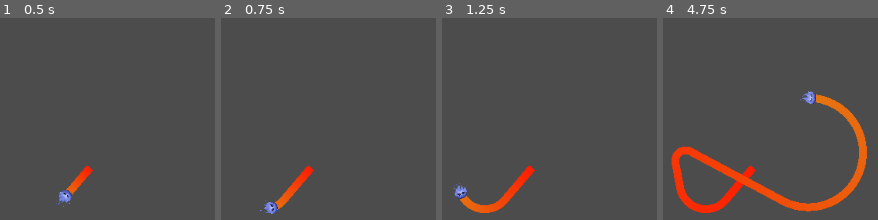
Above: before the commit, frames 1-4 (left to right).
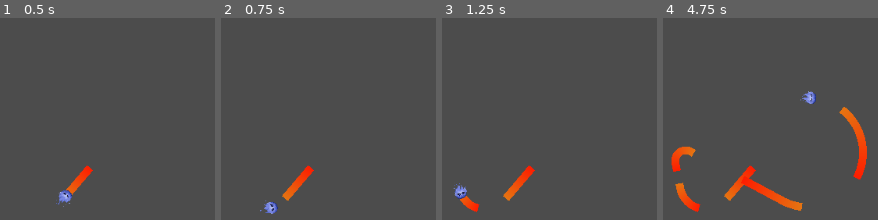
Above: after the commit, the same moments.

Repository: nrkroeker/wildfire
Game: Godot game, scene res://Main.tscn
Same seed, same stepped clock (60 frames per second), same inputs: the game is played once before the commit and once after it.
Inputs:
- Up to frame 1 (0.5 s): no input
- Up to frame 2 (0.75 s): tap Enter (ui_accept) at 0.5 s; hold Right (ui_right) from 0.53 s (still down); hold Enter (ui_accept) from 0.53 s (still down)
- Up to frame 3 (1.25 s): keep holding Right (ui_right); keep holding Enter (ui_accept)
- Up to frame 4 (4.75 s): release Right (ui_right) at 1.28 s; release Enter (ui_accept) at 1.28 s; hold Down (ui_down) 1.28-2.03 s; tap Enter (ui_accept) at 1.35, 1.52, 1.82, 2, 2.85, 3.02, 3.32, 4.35, 4.52 s; hold Right (ui_right) 2.03-2.78 s; hold Enter (ui_accept) 2.03-2.78 s; hold Up (ui_up) 2.78-3.53 s; hold Enter (ui_accept) 3.53-4.28 s; hold Left (ui_left) from 3.53 s (still down)

Frame 1 is identical in both runs. In frame 2, 0.3% of the frame differs, in the area x 25-32%, y 87-96%; in frame 3, 1.2%; in frame 4, 5.8%, in the area x 4-95%, y 37-97%.

Commit message:
Create new trail on jump

Diff:
--- /dev/null
+++ b/godot/actors/Character.gd
@@ -0,0 +1,22 @@
+extends Node2D
+
+# Declare member variables here. Examples:
+# var a = 2
+# var b = "text"
+
+var current_trail
+
+var trail_scene = preload("res://actors/Trail.tscn")
+
+# Called when the node enters the scene tree for the first time.
+func _ready():
+	add_trail()
+	pass # Replace with function body.
+
+func add_trail():
+	current_trail = trail_scene.instance()
+	add_child(current_trail)
+
+# Called every frame. 'delta' is the elapsed time since the previous frame.
+#func _process(delta):
+#	pass
--- a/godot/actors/Character.tscn
+++ b/godot/actors/Character.tscn
@@ -1,11 +1,10 @@
 [gd_scene load_steps=3 format=2]
 
-[ext_resource path="res://actors/Flame.tscn" type="PackedScene" id=1]
-[ext_resource path="res://actors/Trail.tscn" type="PackedScene" id=2]
+[ext_resource path="res://actors/Character.gd" type="Script" id=1]
+[ext_resource path="res://actors/Flame.tscn" type="PackedScene" id=2]
 
 [node name="Character" type="Node2D"]
+script = ExtResource( 1 )
 
-[node name="Flame" parent="." instance=ExtResource( 1 )]
+[node name="Flame" parent="." instance=ExtResource( 2 )]
 z_index = 1
-
-[node name="Trail" parent="." instance=ExtResource( 2 )]
--- a/godot/actors/Flame.gd
+++ b/godot/actors/Flame.gd
@@ -1,9 +1,13 @@
 extends KinematicBody2D
+
+enum CHARACTER_STATE { DEFAULT, JUMP }
 
 # Member variables
 export (int) var speed = 100
 export (float) var rotation_speed = 3
+export var state = CHARACTER_STATE.DEFAULT
 var current_speed = speed
+var jump_time = 0.004
 var delta_speed = 10
 var min_speed = 50
 var max_speed = 200
@@ -11,12 +15,21 @@
 var rotation_dir = 0
 var screen_size
 var last_position
-var current_trail
+
+var jump_timer = Timer.new()
+var jump_timeout_timer = Timer.new()
 
 onready var character = get_parent()
 
 # Called when the node enters the scene tree for the first time.
 func _ready():
+	jump_timer.connect("timeout", self,"_on_timer_timeout")
+	jump_timer.set_wait_time(jump_time * current_speed)
+	jump_timeout_timer.set_wait_time(jump_time * current_speed)
+	jump_timer.one_shot = true
+	jump_timeout_timer.one_shot = true
+	add_child(jump_timer)
+	add_child(jump_timeout_timer)
 	randomize()
 	screen_size = get_viewport_rect().size
 	# position = Vector2(screen_size.x / 2, screen_size.y / 2)
@@ -36,7 +49,8 @@
 	#	last_position = position
 
 func _physics_process(delta):
-	character.get_node('Trail')._lengthen(position)
+	if state != CHARACTER_STATE.JUMP:
+		character.current_trail._lengthen(position)
 	_check_inputs(delta)
 	velocity = Vector2(current_speed, 0).rotated(rotation)
 	move_and_slide(velocity)
@@ -45,6 +59,10 @@
 
 func _check_inputs(delta):
 	rotation_dir = 0
+	if Input.is_action_pressed("ui_accept"):
+		if state != CHARACTER_STATE.JUMP and jump_timeout_timer.time_left == 0:
+			state = CHARACTER_STATE.JUMP
+			jump_timer.start()
 	if Input.is_action_pressed("ui_right"):
 		rotation_dir += 1
 	if Input.is_action_pressed("ui_left"):
@@ -56,3 +74,8 @@
 		if (current_speed >= min_speed):
 			current_speed -= delta_speed
 	rotation += rotation_dir * rotation_speed * delta
+
+func _on_timer_timeout():
+	character.add_trail()
+	state = CHARACTER_STATE.DEFAULT
+	jump_timeout_timer.start()
